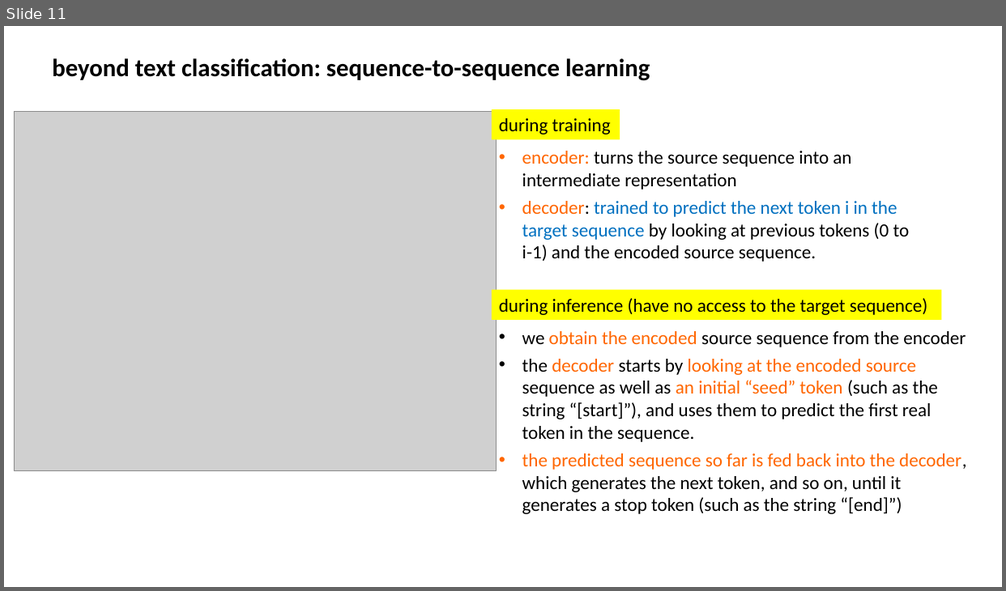
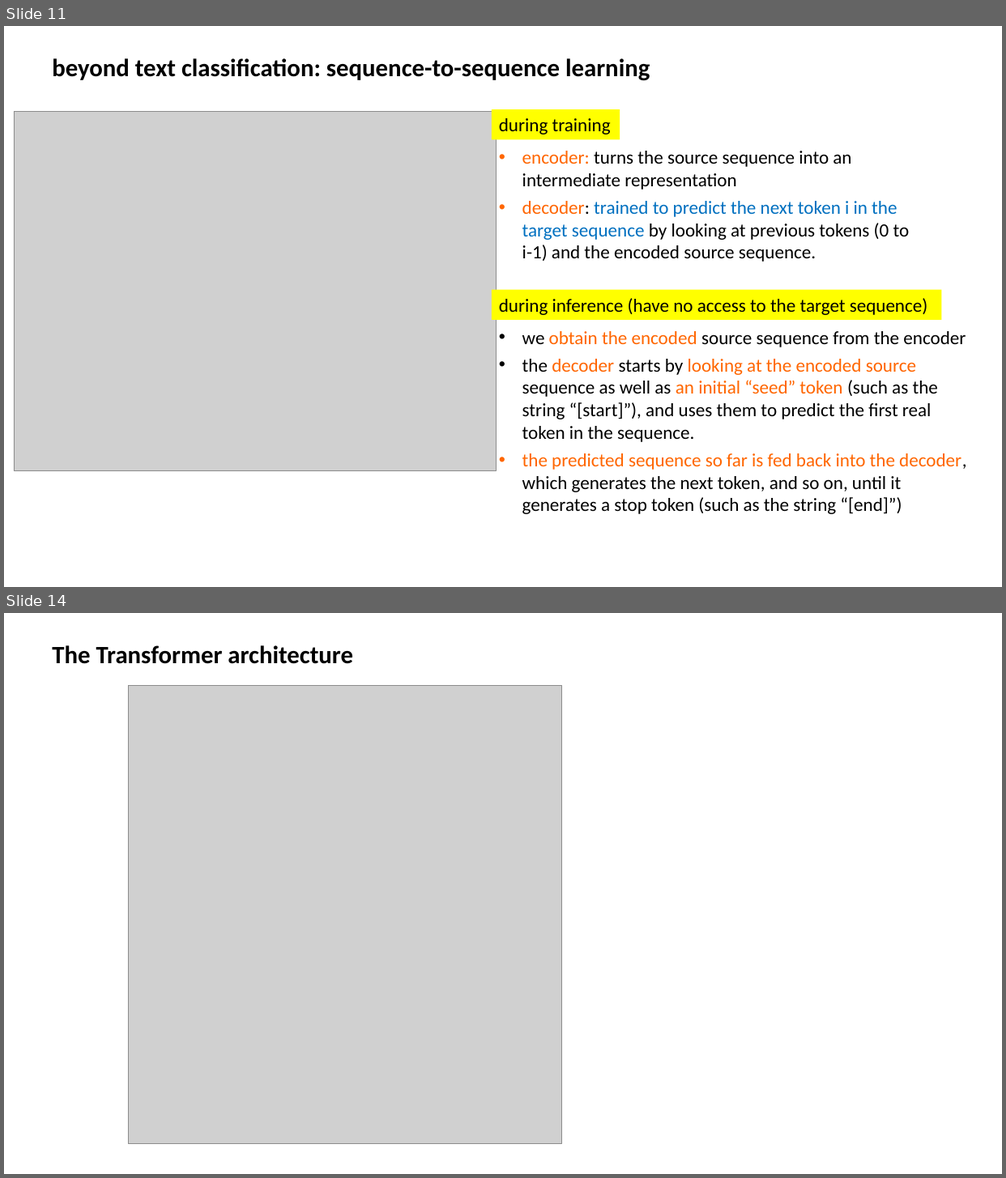
Before and after one commit to yuzhangd/dp_with_python, a slide deck: deep learning for text.pptx. Shown one above the other, each under a label of ours: slide 11 before the commit, slides 11 and 14 after it; the slides between them are not shown. The pictures are 1006x591 and 1006x1178 pixels, drawn with LibreOffice and Linux fonts; fonts in the diff are those of the drawing; grey boxes stand for pictures. Boxes give left, top, right and bottom in pixels: in the first picture for what was removed or moved away, otherwise in the second. Text is boxed around its words. In the diff, an @@ line names an element or a change of style, - is before the commit and + after.

```diff
--- a/deep learning for text.pptx
+++ b/deep learning for text.pptx
@@ slide 14 added at <box>4,613,1002,1174</box>, background #FFFFFF @@
@@ text added at <box>52,645,353,664</box>, 24 pt, text #000000, bold @@
+The Transformer architecture
@@ picture added at <box>128,685,562,1144</box> @@
```
Also in this commit, not shown: 1 slide changed, 2 other slides added, 2 slides removed.
